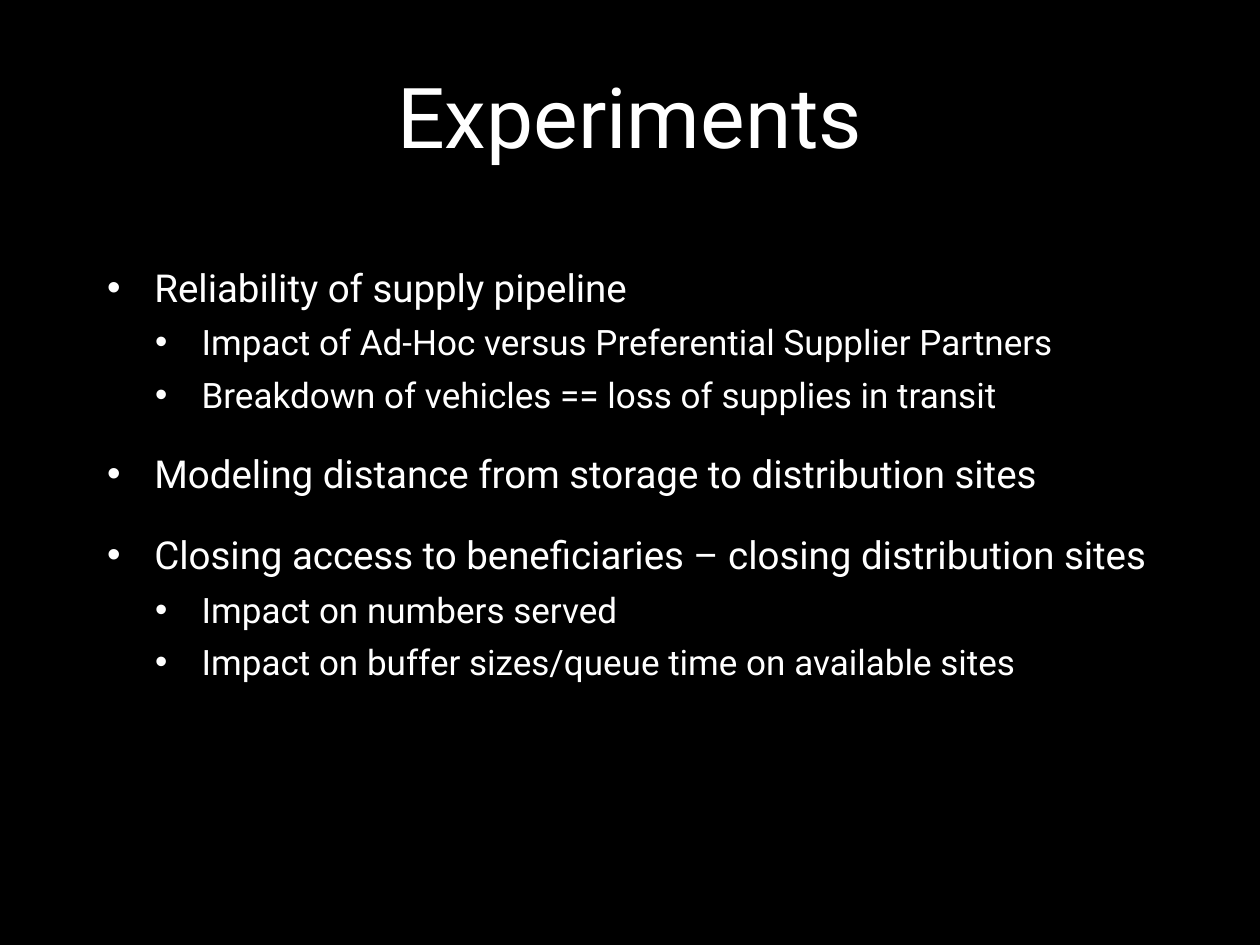
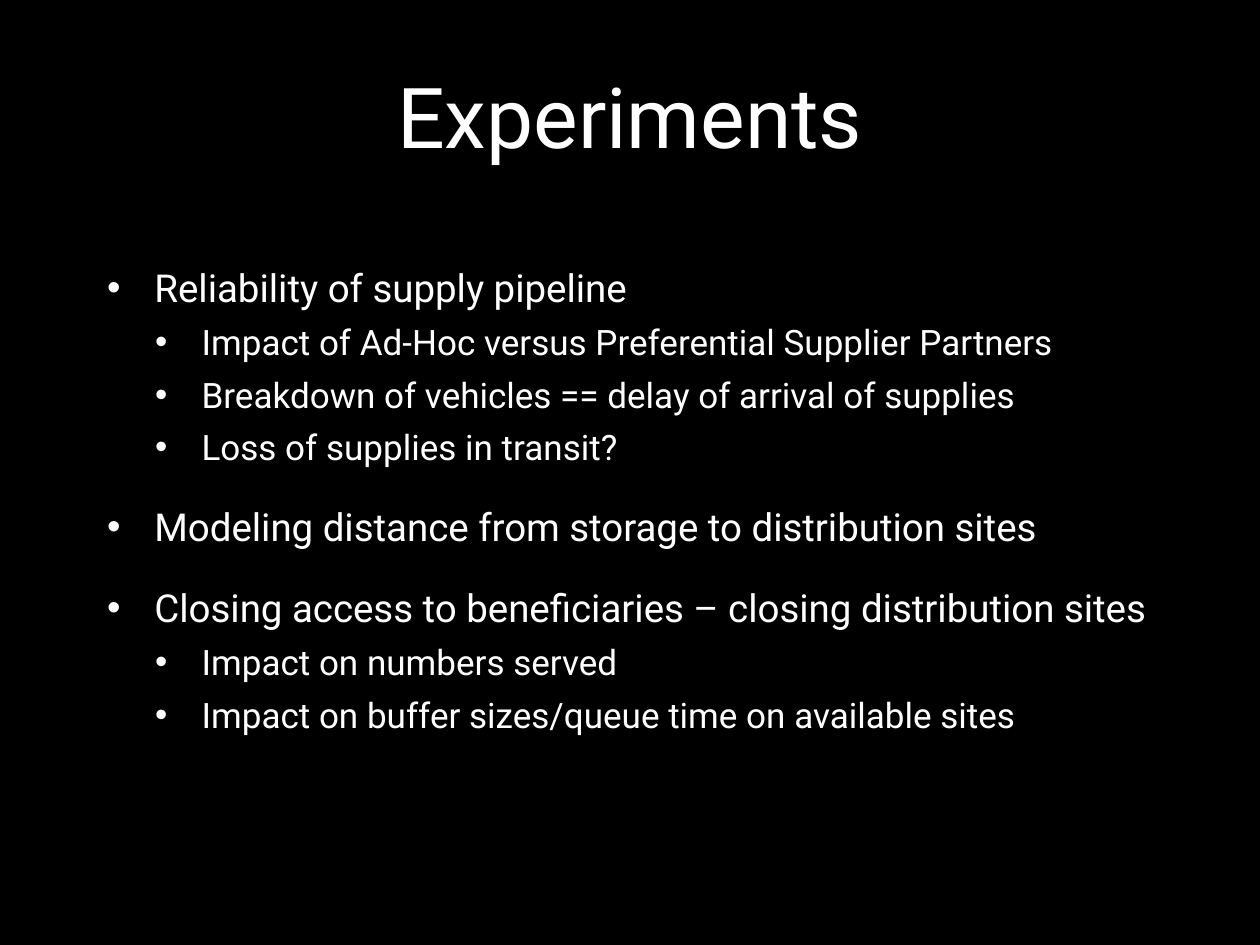
Before and after one commit to dwdii/DisasterReliefSim, a slide deck: slide 10 of presentation/Disaster_Relief_Sim_PPT.pptx. Drawn at 1260x945 pixels with LibreOffice and Linux fonts; fonts in the diff are those of the drawing; background and template pictures are left out. Boxes give left, top, right and bottom in pixels: in the first picture for what was removed or moved away, otherwise in the second. Text is boxed around its words. In the diff, an @@ line names an element or a change of style, - is before the commit and + after.

```diff
--- a/presentation/Disaster_Relief_Sim_PPT.pptx
+++ b/presentation/Disaster_Relief_Sim_PPT.pptx
@@ text at bbox=[202, 381, 1014, 467]: text changed @@
-  • Breakdown of vehicles == loss of supplies in transit
+  • Breakdown of vehicles == delay of arrival of supplies
+  • Loss of supplies in transit?
```
Also in this commit, not shown: 1 other slide changed, 1 slide added.
